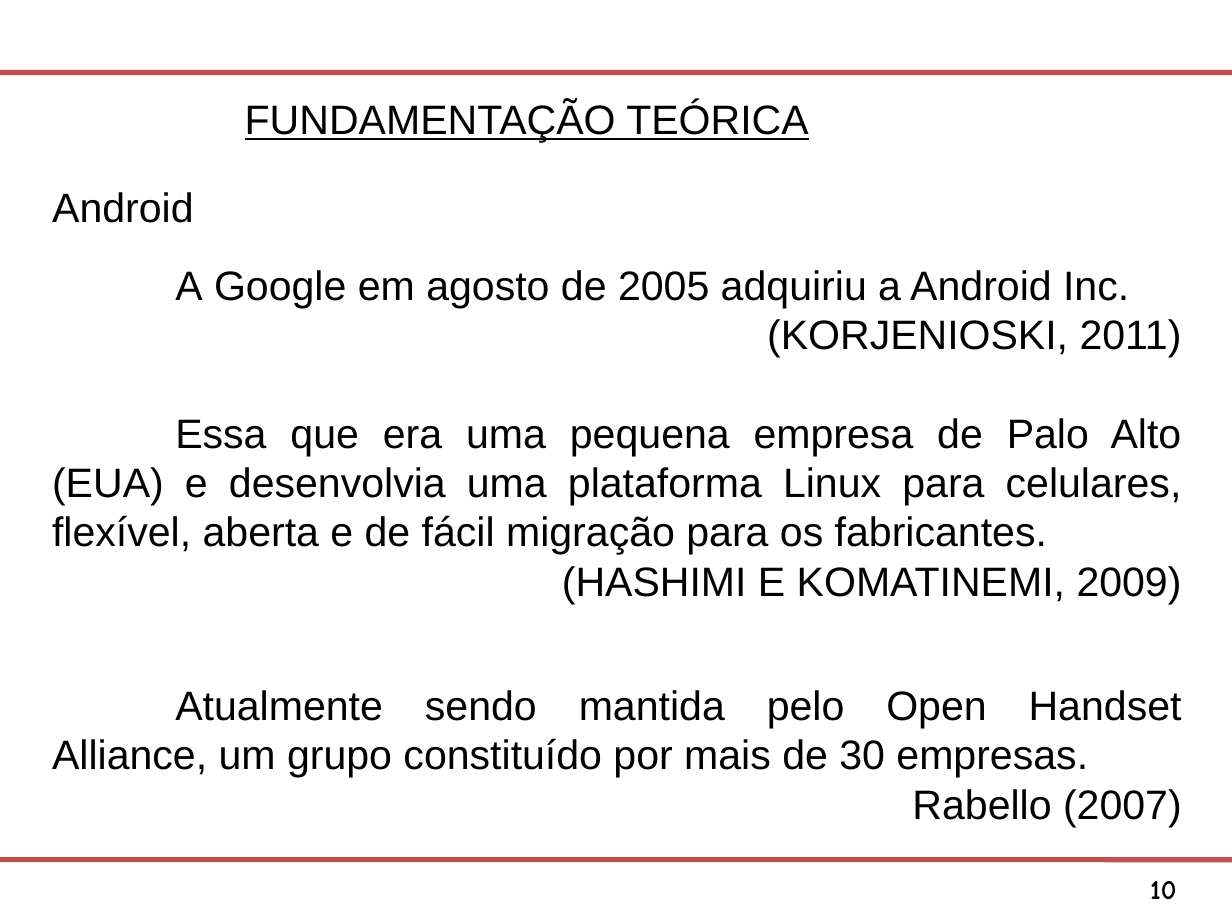
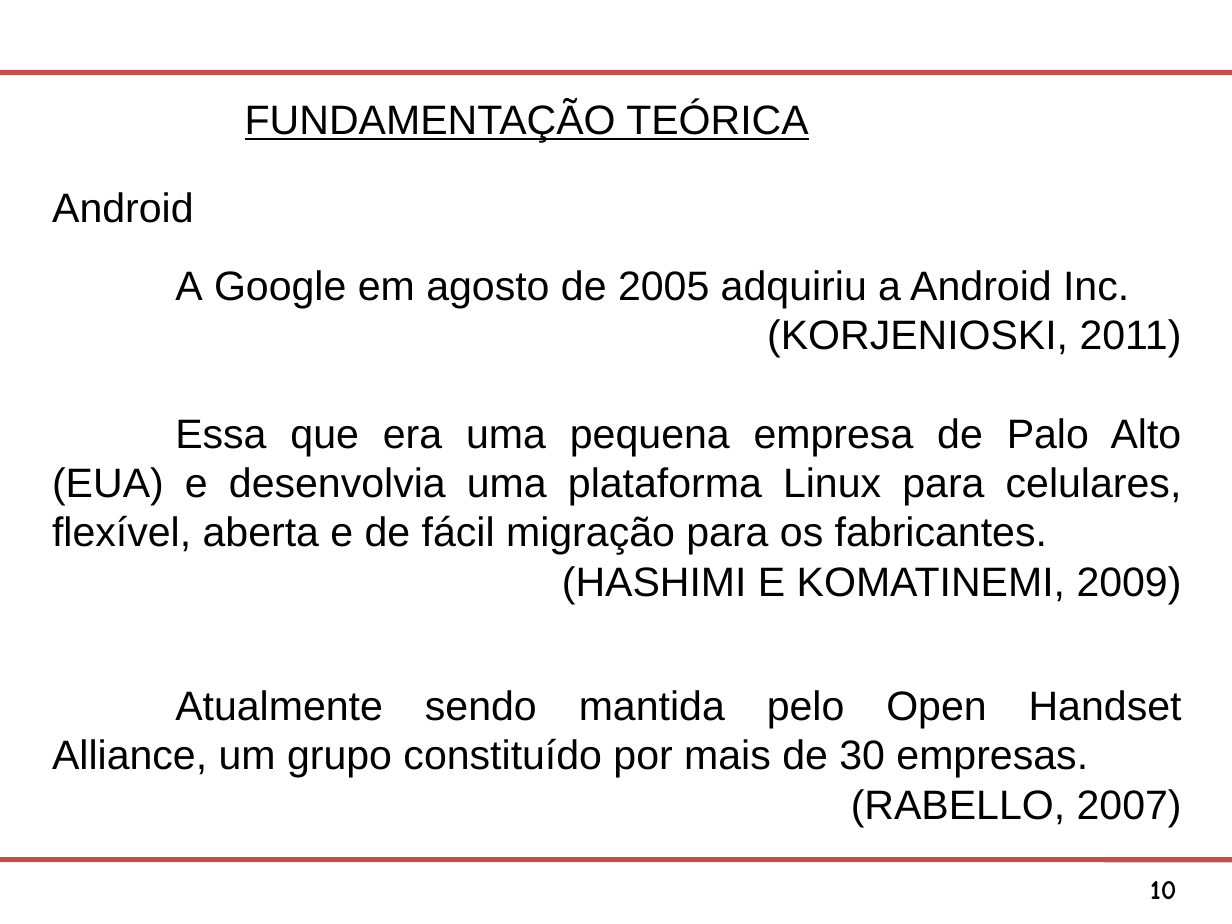
Before and after one commit to Osmar1503/TG, a slide deck: slide 10 of Modelo Apresentacao FATEC SJC.ppt. Drawn at 1232x924 pixels with LibreOffice and Linux fonts; fonts in the diff are those of the drawing; background and template pictures are left out. Boxes give left, top, right and bottom in pixels: in the first picture for what was removed or moved away, otherwise in the second. Text is boxed around its words. In the diff, an @@ line names an element or a change of style, - is before the commit and + after.

```diff
--- a/Modelo Apresentacao FATEC SJC.ppt
+++ b/Modelo Apresentacao FATEC SJC.ppt
@@ text at (851, 789, 1182, 827): text changed @@
-Rabello (2007)
+(RABELLO, 2007)
```
Also in this commit, not shown: 8 other slides changed, 1 slide added, 1 slide removed.
